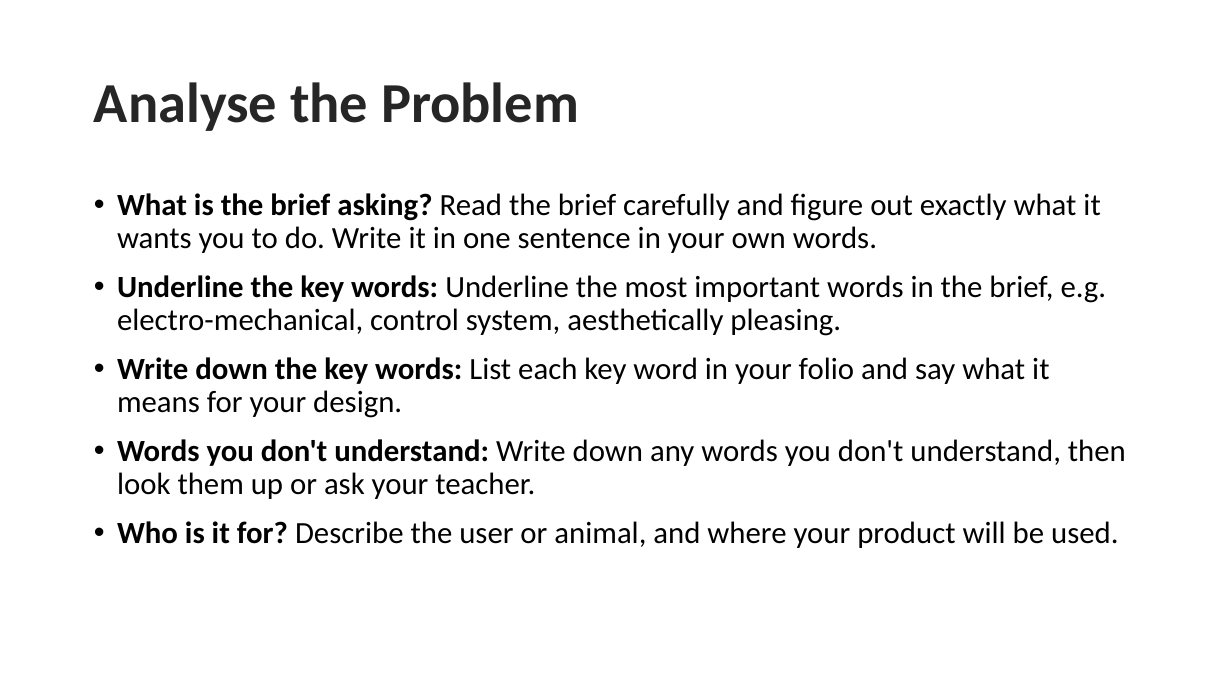
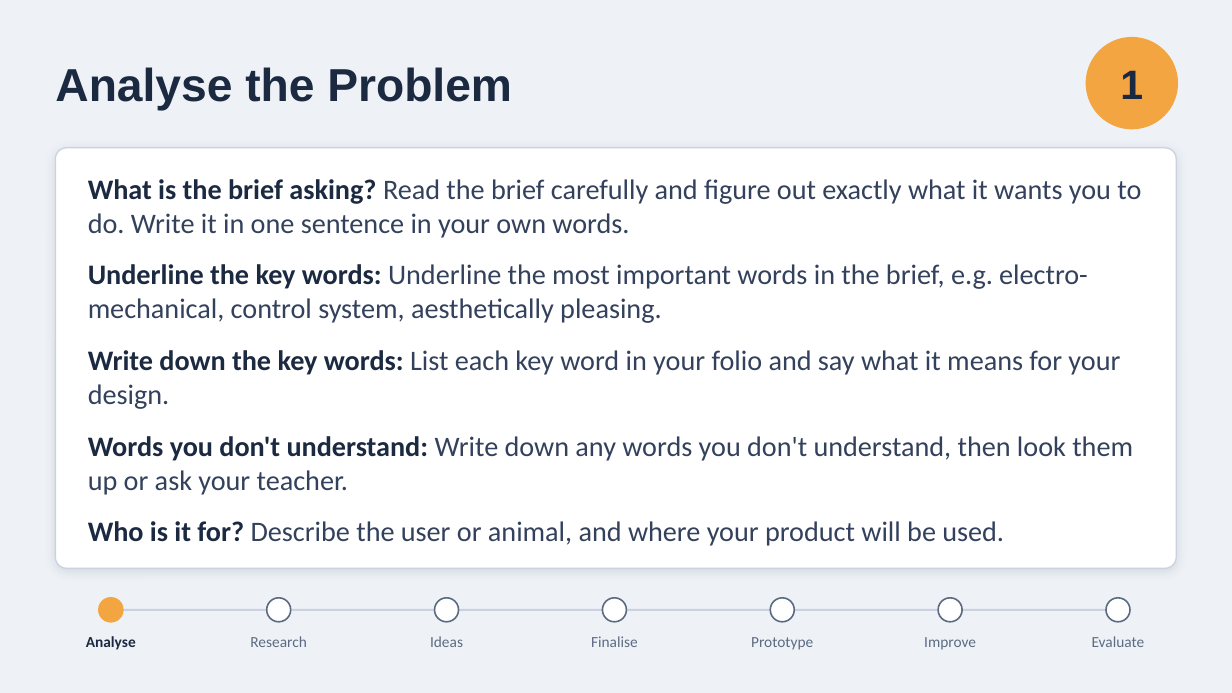
Before and after one commit to madstats26/Technology, a slide deck: slide 2 of project/design-process.pptx. Drawn at 1232x693 pixels with LibreOffice and Linux fonts; fonts in the diff are those of the drawing; background and template pictures are left out. Boxes give left, top, right and bottom in pixels: in the first picture for what was removed or moved away, otherwise in the second. Text is boxed around its words. In the diff, an @@ line names an element or a change of style, - is before the commit and + after.

```diff
--- a/project/design-process.pptx
+++ b/project/design-process.pptx
@@ background picture (left out) to #EEF2F7 @@
@@ title "Analyse the Problem": place and size @@
-title "Analyse the Problem" at bbox=[94, 82, 579, 131]
+title "Analyse the Problem" at bbox=[55, 67, 512, 111]
@@ title "Analyse the Problem" at bbox=[55, 67, 512, 111]: size 44 to 36 pt, font Calibri to Arial, text colour #262626 to #1B2A41, letter outline #FFFFFF 1.06 pt to none; line spacing 0.9 to 1 @@
@@ ellipse added at bbox=[1086, 37, 1178, 129], fill #F2A541 @@
@@ text added at bbox=[1120, 70, 1143, 99], 32 pt, text #1B2A41, bold @@
+1
@@ rounded rectangle added at bbox=[55, 148, 1177, 568], fill #FFFFFF, outline #C9D2DE 1 pt @@
@@ text "What is the brief asking? ...": place and size @@
-text "What is the brief asking? ..." at bbox=[117, 193, 1126, 548]
+text "What is the brief asking? ..." at bbox=[88, 179, 1141, 546]
@@ text "What is the brief asking? ..." at bbox=[88, 179, 1141, 546]: size 24 to 22 pt; text colour #000000 to #1B2A41 in "What is the brief asking?", "Underline the key words:", "Write down the key words:", "Words you don't understand:" and 1 more places; text colour #000000 to #33415C in "Read the brief carefully and figure out ...", "Underline the most important words in the ...", "List each key word in your folio ...", "Write down any words you don't understand, ..." and 1 more places; indent changed; line spacing 0.9 to 1; less space between paragraphs; more space between paragraphs @@
@@ ellipse added at bbox=[99, 598, 123, 622], fill #F2A541, outline #F2A541 1.25 pt @@
@@ ellipse added at bbox=[267, 598, 291, 622], fill #FFFFFF, outline #5C6B82 1.25 pt @@
@@ ellipse added at bbox=[434, 598, 458, 622], fill #FFFFFF, outline #5C6B82 1.25 pt @@
@@ ellipse added at bbox=[603, 598, 627, 622], fill #FFFFFF, outline #5C6B82 1.25 pt @@
@@ ellipse added at bbox=[771, 598, 795, 622], fill #FFFFFF, outline #5C6B82 1.25 pt @@
@@ ellipse added at bbox=[938, 598, 962, 622], fill #FFFFFF, outline #5C6B82 1.25 pt @@
@@ ellipse added at bbox=[1106, 598, 1130, 622], fill #FFFFFF, outline #5C6B82 1.25 pt @@
@@ line added from (111, 610) to (1118, 610), #C9D2DE 1.5 pt @@
@@ text added at bbox=[86, 636, 136, 650], 12 pt, text #1B2A41, bold @@
+Analyse
@@ text added at bbox=[250, 636, 306, 647], 12 pt, text #5C6B82 @@
+Research
@@ text added at bbox=[430, 636, 463, 647], 12 pt, text #5C6B82 @@
+Ideas
@@ text added at bbox=[591, 636, 638, 647], 12 pt, text #5C6B82 @@
+Finalise
@@ text added at bbox=[751, 637, 813, 650], 12 pt, text #5C6B82 @@
+Prototype
@@ text added at bbox=[924, 637, 976, 650], 12 pt, text #5C6B82 @@
+Improve
@@ text added at bbox=[1092, 636, 1145, 647], 12 pt, text #5C6B82 @@
+Evaluate
```
Also in this commit, not shown: 6 other slides changed, 1 slide added, 1 slide removed.
